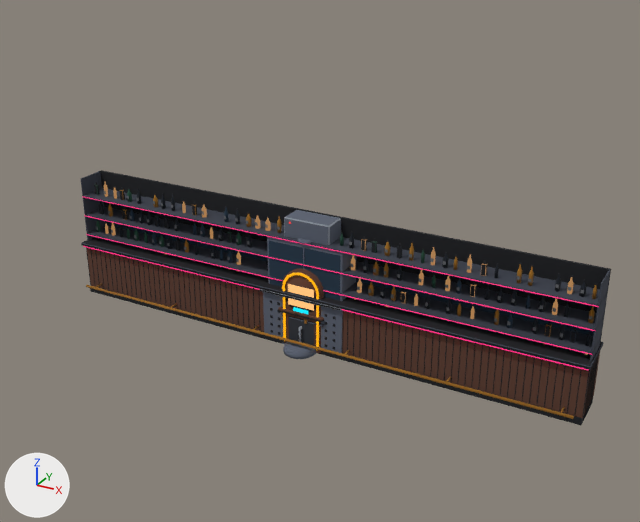
What one commit did to the glTF model packages/app/public/city/room-detail-props.glb.
Both versions are drawn from a camera (50 mm lens) standing at (7.04, -12.51, 7.88) and looking at (0.21, -0.08, 1.66). The axes (+X, +Y, +Z) are drawn at lower left. The lights are the same throughout. The older version comes first.

In view in the first picture: 'rd-clinic-cabinet', 'rd-clinic-reception', 'rd-koi-counter', 'rd-koi-jukebox', 'rd-koi-shelf' and 3 more.
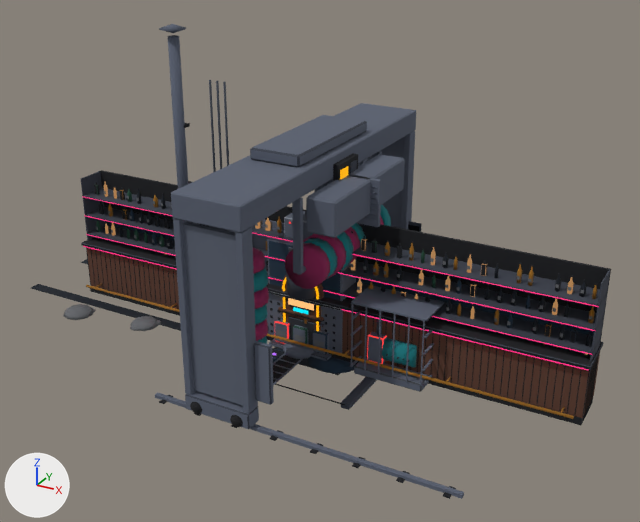
Changed parts and their boxes (x1, y1, x2, y2) in the pictures (640 x 522 px):
'rd-cw-gantry', added (blue)
    after: (155, 103, 464, 499)
'rd-cw-machine', added
    after: (159, 24, 444, 392)
'rd-cw-bay', added (mostly hidden)
    after: (31, 259, 356, 386)
'rd-cw-chem', added
    after: (266, 272, 331, 362)
'rd-cw-tubes', added
    after: (275, 377, 377, 410)
'rd-clinic-cabinet', unchanged, covered by the edit
    before: (267, 210, 356, 301)
    after: (267, 211, 356, 301)

The change, as a diff of the scene's bpy script:
```diff
--- a/packages/app/public/city/room-detail-props.glb.py
+++ b/packages/app/public/city/room-detail-props.glb.py
@@ me_rd_cw_tubes @@
+me_rd_cw_tubes.from_pydata(...)  # 76 vertices, 132 faces; spans x -1.58..1.58, y -1.61..1.6, z -0.12..0.0
+me_rd_cw_tubes.materials.append(mat_city_palette)
@@ me_rd_cw_bay @@
+me_rd_cw_bay.from_pydata(...)  # 630 vertices, 1050 faces; spans x -6.2..1.25, y -2.6..2.6, z 0.0..0.11
+me_rd_cw_bay.materials.append(mat_city_palette)
@@ me_rd_cw_chem @@
+me_rd_cw_chem.from_pydata(...)  # 648 vertices, 1226 faces; spans x -1.21..0.95, y -1.04..0.17, z 0.0..1.7
+me_rd_cw_chem.materials.append(mat_city_palette)
@@ me_rd_cw_machine @@
+me_rd_cw_machine.from_pydata(...)  # 645 vertices, 1078 faces; spans x -2.83..2.5, y -0.74..0.05, z 0.0..5.51
+me_rd_cw_machine.materials.append(mat_city_palette)
@@ me_rd_cw_gantry @@
+me_rd_cw_gantry.from_pydata(...)  # 2312 vertices, 4168 faces; spans x -1.3..4.0, y -3.06..3.06, z 0.0..3.9
+me_rd_cw_gantry.materials.append(mat_city_palette)
@@ ob_rd_cw_tubes @@
+ob_rd_cw_tubes = bpy.data.objects.new('rd-cw-tubes', me_rd_cw_tubes)
+ob_rd_cw_tubes.location = (0.0, 0.0, 0.0)
@@ ob_rd_cw_bay @@
+ob_rd_cw_bay = bpy.data.objects.new('rd-cw-bay', me_rd_cw_bay)
+ob_rd_cw_bay.location = (0.0, 0.0, 0.0)
@@ ob_rd_cw_chem @@
+ob_rd_cw_chem = bpy.data.objects.new('rd-cw-chem', me_rd_cw_chem)
+ob_rd_cw_chem.location = (0.0, 0.0, 0.0)
@@ ob_rd_cw_machine @@
+ob_rd_cw_machine = bpy.data.objects.new('rd-cw-machine', me_rd_cw_machine)
+ob_rd_cw_machine.location = (0.0, 0.0, 0.0)
@@ ob_rd_cw_gantry @@
+ob_rd_cw_gantry = bpy.data.objects.new('rd-cw-gantry', me_rd_cw_gantry)
+ob_rd_cw_gantry.location = (0.0, 0.0, 0.0)
```
